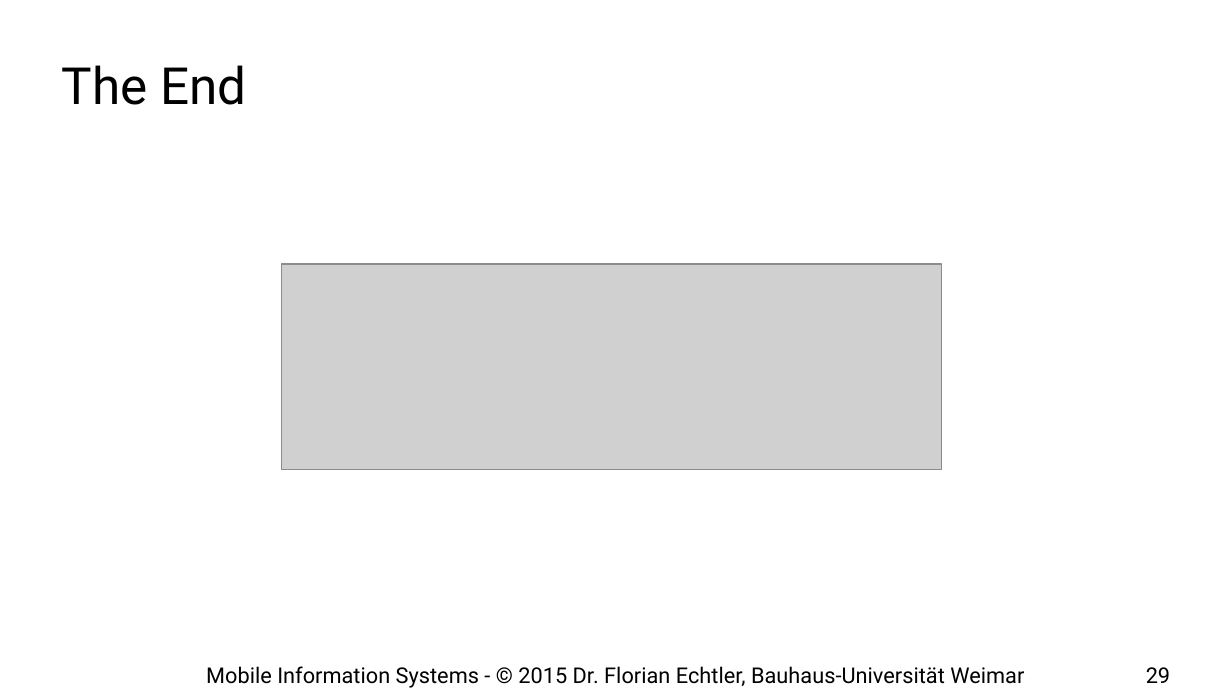
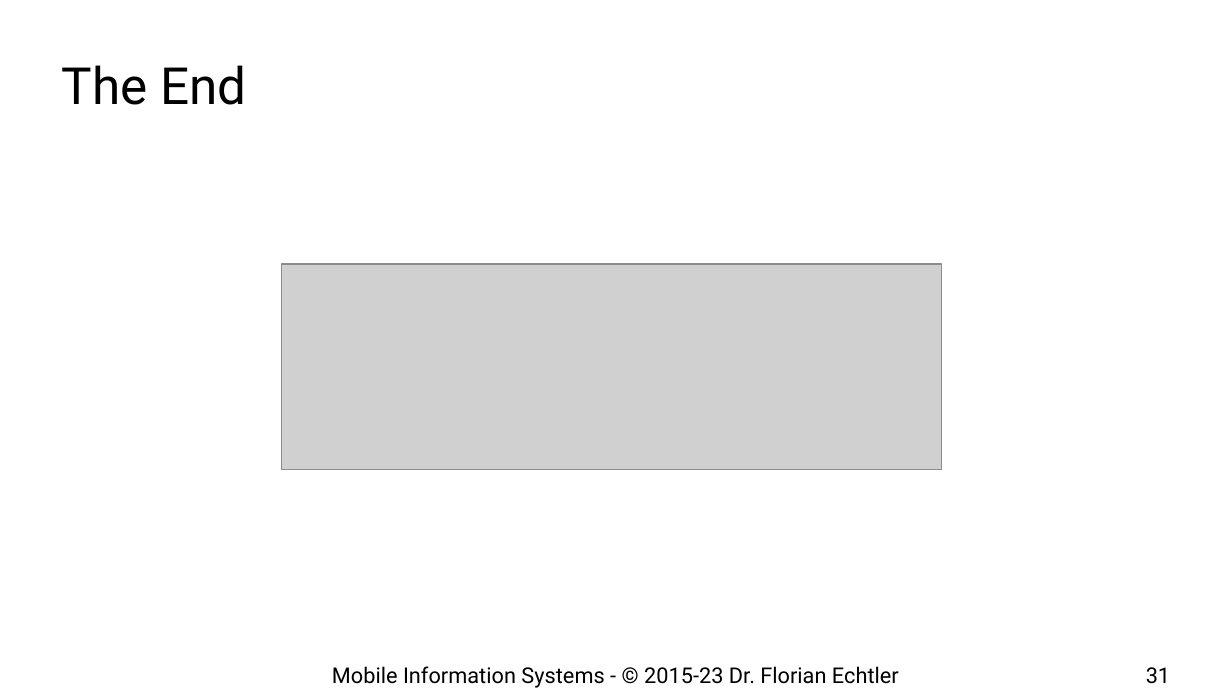
Before and after one commit to floe/mobile-information-systems, a slide deck: slide 31 of 12-mobile-algorithms.odp (slide 29 before the commit). Drawn at 1232x693 pixels with LibreOffice and Linux fonts; fonts in the diff are those of the drawing; grey boxes stand for pictures; background and template pictures are left out. Boxes give left, top, right and bottom in pixels: in the first picture for what was removed or moved away, otherwise in the second. Text is boxed around its words. In the diff, an @@ line names an element or a change of style, - is before the commit and + after.

```diff
--- a/12-mobile-algorithms.odp
+++ b/12-mobile-algorithms.odp
@@ text at bbox=[332, 666, 899, 688]: text changed @@
-Mobile Information Systems - © 2015 Dr. Florian Echtler, Bauhaus-Universität Weimar
+Mobile Information Systems - © 2015-23 Dr. Florian Echtler
@@ page number at bbox=[1146, 667, 1170, 684]: text changed @@
-29
+31
```
Also in this commit, not shown: 28 other slides changed, 2 slides added, 1 other file.
